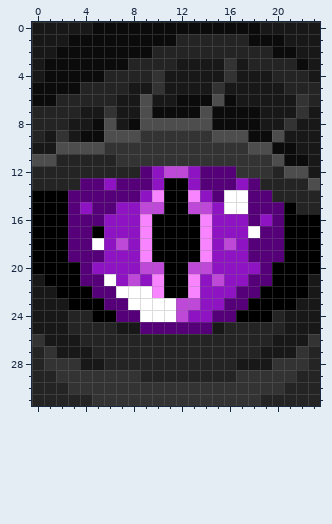
Pixel-art sprite, stored at sprites/mutation/sprMutPrismaticIris3.png. The first picture shows the starting point.
The file is 24x32 pixels.
Once edited:
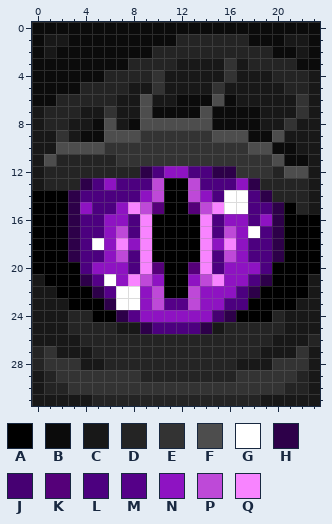
Palette (. is transparent): A #000000  B #0b0b0b  C #181818  D #242424  E #333333  F #4d4d4d  G #ffffff  H #2d0049  J #460072  K #550079  L #4c007f  M #550088  N #8e13c2  P #be49d8  Q #f884ff
Difference:
{"y":0,"x":0,"old":"CCCCC","new":"BBBBB"}
{"y":0,"x":19,"old":"CCCCC","new":"BBBBB"}
{"y":1,"x":0,"old":"C","new":"B"}
{"y":1,"x":23,"old":"C","new":"B"}
{"y":2,"x":0,"old":"C","new":"B"}
{"y":2,"x":23,"old":"C","new":"B"}
{"y":3,"x":0,"old":"C","new":"B"}
{"y":3,"x":23,"old":"C","new":"B"}
{"y":4,"x":0,"old":"C","new":"B"}
{"y":5,"x":23,"old":"D","new":"C"}
{"y":6,"x":23,"old":"D","new":"C"}
{"y":7,"x":0,"old":"D","new":"C"}
{"y":8,"x":0,"old":"D","new":"C"}
{"y":9,"x":0,"old":"D","new":"C"}
{"y":11,"x":0,"old":"F","new":"C"}
{"y":12,"x":0,"old":"D","new":"C"}
{"y":12,"x":9,"old":"KNPPNKKK","new":"HLNNLLHH"}
{"y":13,"x":0,"old":"D","new":"C"}
{"y":13,"x":4,"old":"KK","new":"HL"}
{"y":13,"x":7,"old":"KKKN","new":"LLLP"}
{"y":13,"x":13,"old":"NKKK","new":"PLLL"}
{"y":13,"x":18,"old":"K","new":"H"}
{"y":13,"x":23,"old":"F","new":"C"}
{"y":14,"x":3,"old":"KKKKKK","new":"HLLLLL"}
{"y":14,"x":10,"old":"Q","new":"P"}
{"y":14,"x":13,"old":"Q","new":"P"}
{"y":14,"x":15,"old":"K","new":"L"}
{"y":14,"x":18,"old":"KK","new":"LH"}
{"y":14,"x":23,"old":"D","new":"C"}
{"y":15,"x":3,"old":"K","new":"H"}
{"y":15,"x":5,"old":"KK","new":"LL"}
{"y":15,"x":8,"old":"N","new":"Q"}
{"y":15,"x":10,"old":"P","new":"K"}
{"y":15,"x":13,"old":"P","new":"K"}
{"y":15,"x":15,"old":"N","new":"Q"}
{"y":15,"x":18,"old":"KKK","new":"LLH"}
{"y":15,"x":23,"old":"D","new":"C"}
{"y":16,"x":3,"old":"KKK","new":"HLL"}
{"y":16,"x":8,"old":"N","new":"L"}
{"y":16,"x":15,"old":"N","new":"L"}
{"y":16,"x":18,"old":"K","new":"L"}
{"y":16,"x":20,"old":"K","new":"H"}
{"y":17,"x":3,"old":"KKA","new":"HLL"}
{"y":17,"x":7,"old":"NN","new":"PL"}
{"y":17,"x":15,"old":"NN","new":"LP"}
{"y":17,"x":19,"old":"KK","new":"LH"}
{"y":18,"x":3,"old":"KK","new":"HL"}
{"y":18,"x":7,"old":"P","new":"Q"}
{"y":18,"x":16,"old":"P","new":"Q"}
{"y":18,"x":18,"old":"KKK","new":"LLH"}
{"y":19,"x":3,"old":"KKK","new":"HLL"}
{"y":19,"x":7,"old":"NN","new":"PL"}
{"y":19,"x":15,"old":"NN","new":"LP"}
{"y":19,"x":18,"old":"KKK","new":"LLH"}
{"y":20,"x":4,"old":"K","new":"L"}
{"y":20,"x":8,"old":"NPP","new":"LQK"}
{"y":20,"x":13,"old":"PPN","new":"KQL"}
{"y":20,"x":19,"old":"K","new":"L"}
{"y":21,"x":4,"old":"KK","new":"HM"}
{"y":21,"x":8,"old":"PNQ","new":"QPN"}
{"y":21,"x":13,"old":"QNP","new":"NPQ"}
{"y":21,"x":18,"old":"KK","new":"LH"}
{"y":22,"x":5,"old":"KK","new":"HM"}
{"y":22,"x":9,"old":"GQ","new":"NP"}
{"y":22,"x":13,"old":"Q","new":"P"}
{"y":22,"x":17,"old":"KK","new":"LH"}
{"y":23,"x":6,"old":"KK","new":"HG"}
{"y":23,"x":9,"old":"GGGP","new":"NPMM"}
{"y":23,"x":16,"old":"KK","new":"LL"}
{"y":24,"x":7,"old":"KKGGGP","new":"HMNNNN"}
{"y":24,"x":15,"old":"KK","new":"JH"}
{"y":25,"x":9,"old":"KKKKKK","new":"HLLLLH"}
{"y":26,"x":0,"old":"E","new":"C"}
{"y":26,"x":23,"old":"E","new":"D"}
{"y":27,"x":23,"old":"D","new":"C"}
{"y":28,"x":23,"old":"D","new":"C"}
{"y":29,"x":0,"old":"D","new":"C"}
{"y":29,"x":23,"old":"D","new":"C"}
{"y":30,"x":0,"old":"D","new":"C"}
{"y":30,"x":23,"old":"D","new":"C"}
{"y":31,"x":0,"old":"DDDDDEEEEEEEEEEEEEEDDDDD","new":"CCCCCDDDDDDDDDDDDDDCCCCC"}
{"label":"changed","picture_box":[32,22,320,406]}
